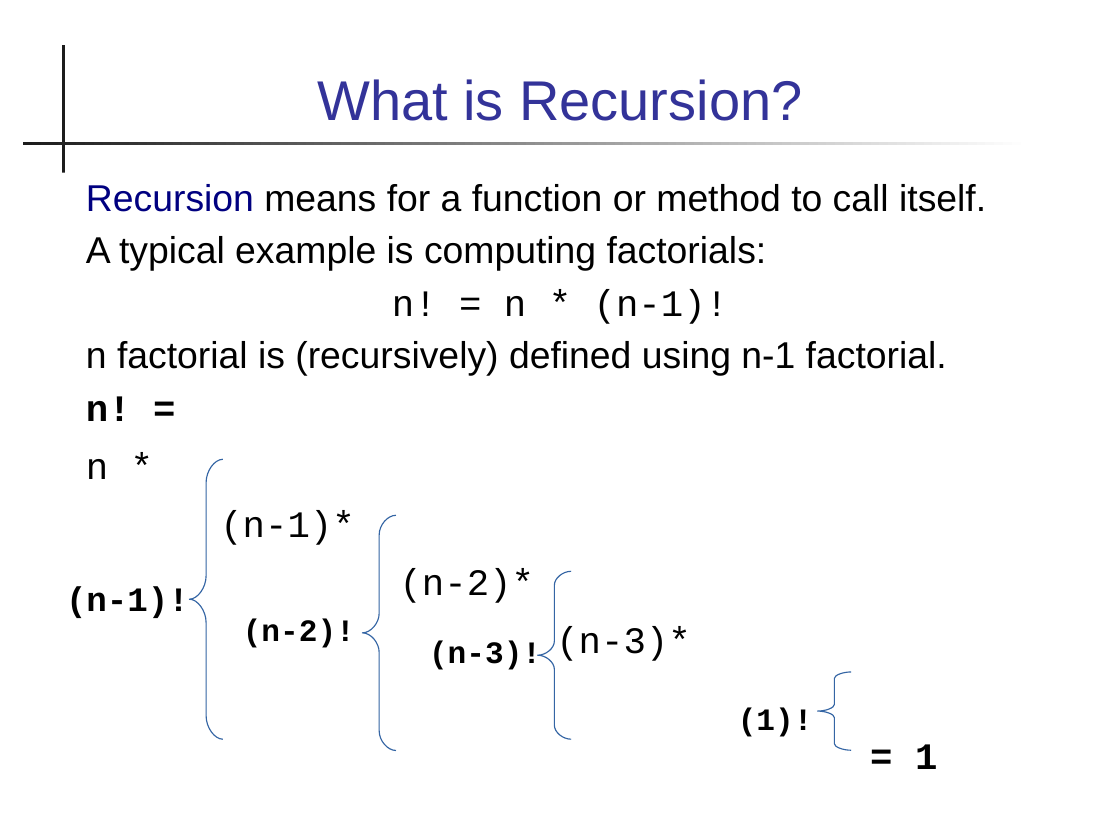
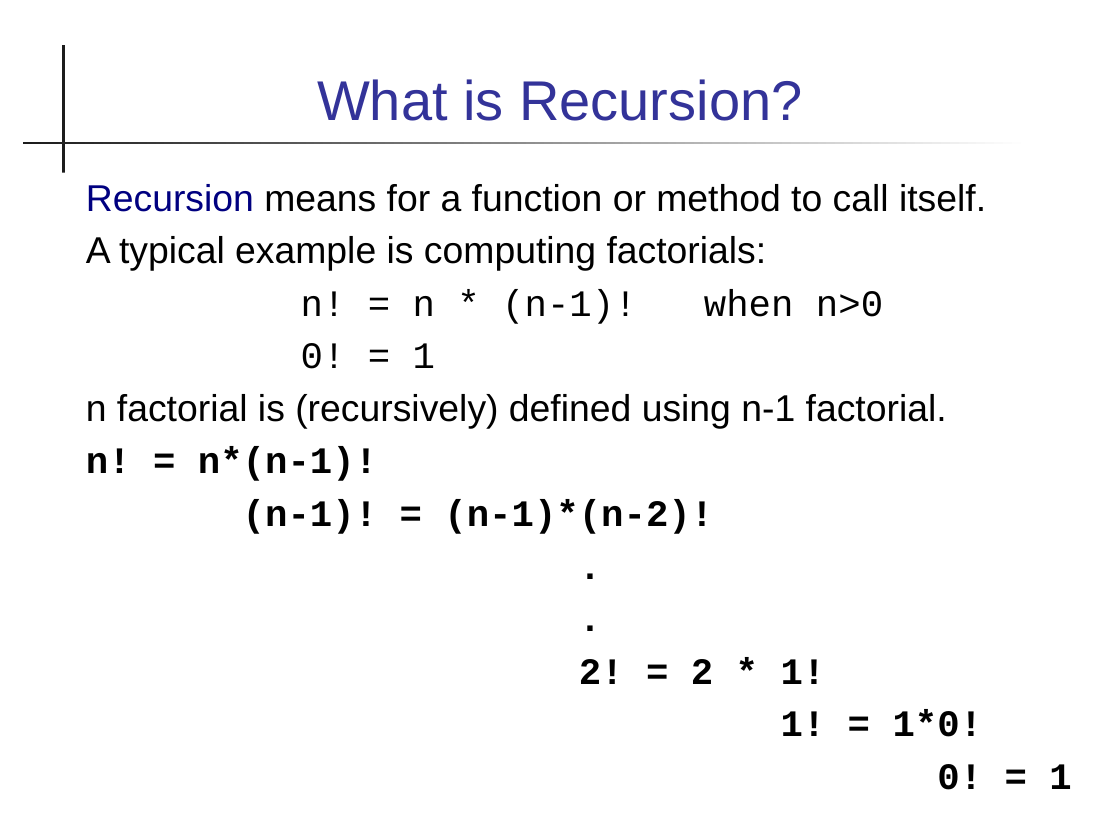
Before and after one commit to cpske/Prog2, a slide deck: slide 2 of recursion/Recursion.pptx. Drawn at 1120x840 pixels with LibreOffice and Linux fonts; fonts in the diff are those of the drawing. Boxes give left, top, right and bottom in pixels: in the first picture for what was removed or moved away, otherwise in the second. Text is boxed around its words. In the diff, an @@ line names an element or a change of style, - is before the commit and + after.

```diff
--- a/recursion/Recursion.pptx
+++ b/recursion/Recursion.pptx
@@ text at box(301, 289, 883, 369): text changed @@
-n! = n * (n-1)!
+n! = n * (n-1)! when n>0
+0! = 1
@@ text at box(86, 447, 1071, 790): text changed; bold on @@
-n! =
-n *
-(n-1)*
-(n-2)*
-(n-3)*
-= 1
+n! = n*(n-1)!
+(n-1)! = (n-1)*(n-2)!
+.
+.
+2! = 2 * 1!
+1! = 1*0!
+0! = 1
@@ freeform shape removed at box(189, 459, 223, 739) @@
@@ freeform shape removed at box(363, 515, 396, 750) @@
@@ free removed at box(55, 571, 202, 627) @@
-(n-1)!
@@ freeform shape removed at box(538, 571, 571, 739) @@
@@ free removed at box(232, 605, 366, 661) @@
-(n-2)!
@@ free removed at box(418, 627, 552, 683) @@
-(n-3)!
@@ freeform shape removed at box(818, 672, 851, 750) @@
@@ free removed at box(711, 694, 823, 750) @@
-(1)!
```
Also in this commit, not shown: 6 other slides changed, 10 other files.
